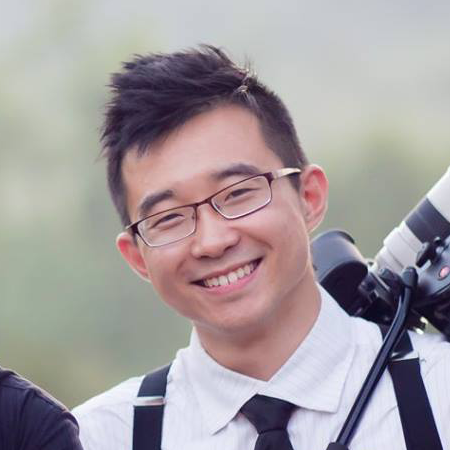
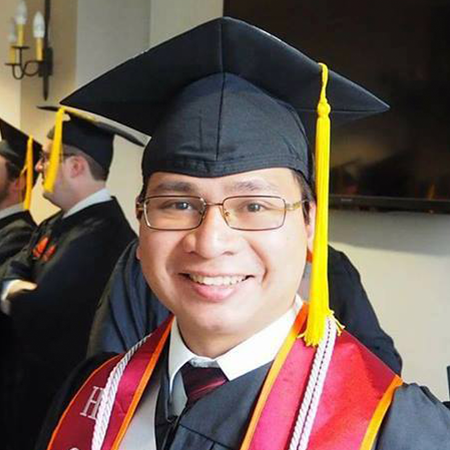
Revision of a layered 450x450 image; what changed, layer by layer:
added layer "romcholo-1" above "Layer 1" over [0, 0, 450, 450]
hid "Layer 1" over [0, 0, 450, 450]
